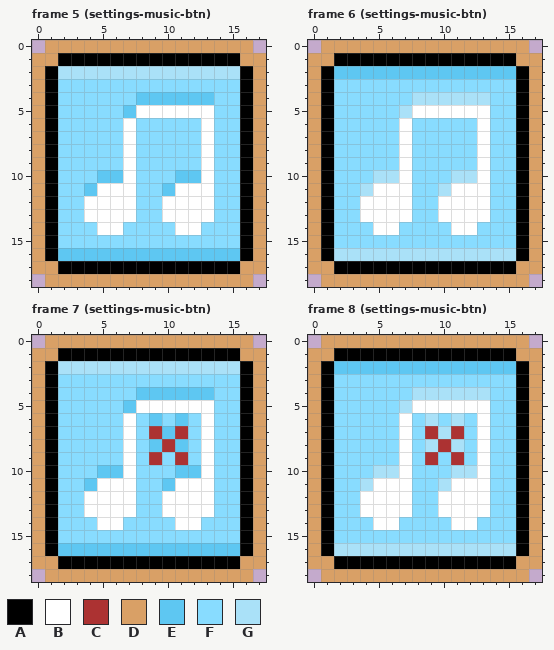
Two versions of one pixel-art file, src/UI/Settings/settings-buttons.aseprite. This is how it looked before the edit.
18x19 pixels, 12 frames. Shown: frame 5 (settings-music-btn), frame 6 (settings-music-btn), frame 7 (settings-music-btn), frame 8 (settings-music-btn). The commit also changed other frames, which this record leaves out.
Palette (. is transparent): A #000000  B #ffffff  C #ac3232  D #d9a066  E #5ec7f2  F #88dcff  G #aae1f8
After:
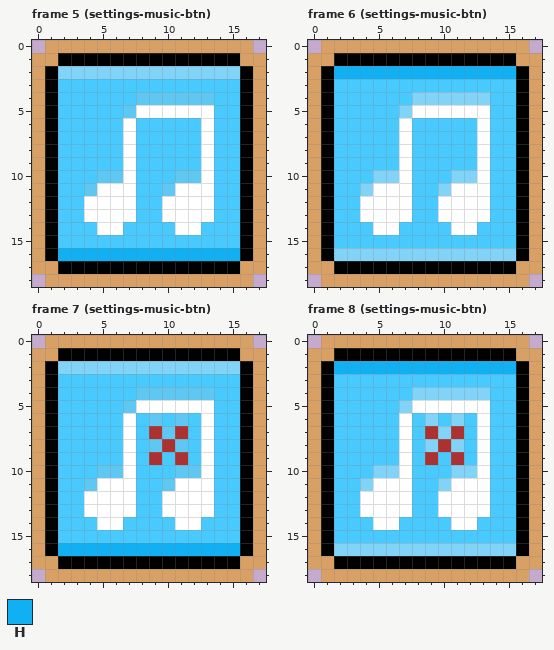
Colours new in this view: H #10b0f2
Changes in this commit:
colour F: #88dcff -> #49caff
colour G: #aae1f8 -> #81d4f8
Frame 5 (settings-music-btn), layer "button bg":
y 16: x 2..15 EEEEEEEEEEEEEE -> HHHHHHHHHHHHHH
Frame 6 (settings-music-btn), layer "button bg":
y 2: x 2..15 EEEEEEEEEEEEEE -> HHHHHHHHHHHHHH
Frame 7 (settings-music-btn), layer "button bg": the same change as frame 5 (settings-music-btn)
Frame 8 (settings-music-btn), layer "button bg": the same change as frame 6 (settings-music-btn)
Where, in picture pixels (left, top, right, bottom), the same in both pictures:
changed: (58, 66, 240, 261)
changed: (334, 66, 516, 261)
changed: (58, 361, 240, 556)
changed: (334, 361, 516, 556)
